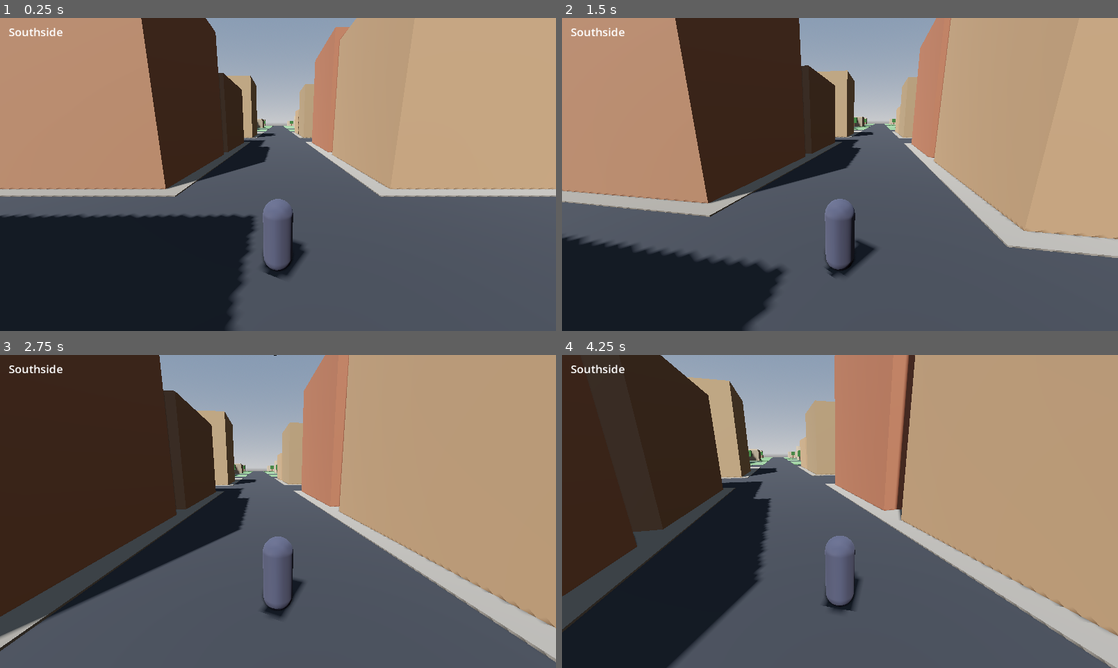
Above: before the commit, frames 1-4 (two rows, left to right).
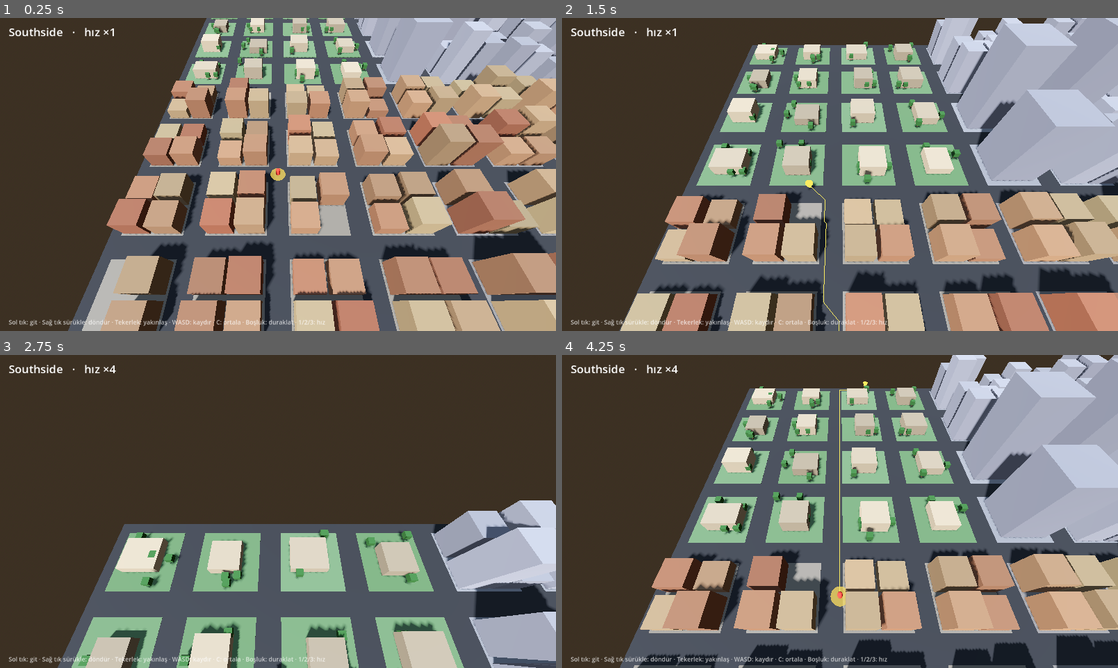
Above: after the commit, the same moments.

Repository: husnytarik/kara-kalem
Game: Godot game, scene res://scenes/main.tscn
Two runs of this game, one before a commit and one after it. Both use one fixed random seed, a clock stepped at 60 frames per second and the inputs below.
Inputs (mouse positions are in pixels of both pictures, inside the frame that each line leads up to):
- Up to frame 1 (0.25 s): no input
- Up to frame 2 (1.5 s): tap Enter at 0.5 s; move the mouse to (867, 174) at 0.52 s; hold W from 0.53 s (still down); tap C at 0.6 s; click (867, 174) at 0.67 s; tap Space at 0.77, 1.07 s; tap 1 at 0.8, 1.35 s; move the mouse to (812, 174) at 1.27 s; click (812, 174) at 1.42 s
- Up to frame 3 (2.75 s): keep holding W; tap Space at 1.52, 1.82 s; tap 2 at 1.55, 2.1 s; move the mouse to (289, 505) at 2.02 s; click (289, 505) at 2.17 s; tap 3 at 2.3 s
- Up to frame 4 (4.25 s): keep holding W; move the mouse to (834, 517) at 2.77 s; tap 3 at 2.85 s; click (834, 517) at 2.92 s; tap Space at 3.02, 3.05, 3.32, 3.6, 3.77, 4.07 s; move the mouse to (878, 514) at 3.52 s; click (878, 514) at 3.67 s; tap C at 3.8 s

The runs differ from the first frame. In frame 1, 83% of the frame differs, in the area x 0-100%, y 0-100%; in frame 2, 85%; in frame 3, 65%; in frame 4, 73%.

Commit message:
Godot: M&B tarzi ust kamera, tikla-git ve A* yol bulma, zaman hizi
Co-Authored-By: Claude Sonnet 5.5 <noreply@anthropic.com>

Diff:
--- a/godot/scenes/main.tscn
+++ b/godot/scenes/main.tscn
@@ -1,6 +1,6 @@
-[gd_scene load_steps=2 format=3]
+[gd_scene format=3 uid="uid://bqw7vmqtx1yxt"]
 
-[ext_resource type="Script" path="res://scripts/core/sokak.gd" id="1"]
+[ext_resource type="Script" uid="uid://blnj3b5tsc0qk" path="res://scripts/core/sokak.gd" id="1"]
 
-[node name="Sokak" type="Node3D"]
+[node name="Sokak" type="Node3D" unique_id=2060702975]
 script = ExtResource("1")
--- /dev/null
+++ b/godot/scripts/characters/harita_oyuncu.gd
@@ -0,0 +1,92 @@
+extends Node3D
+# Haritadaki karakterin işareti: tıklanan yere yol bulup yürür.
+
+var harita: Node3D
+var hiz := 9.0                       # m/s (oyun hızıyla çarpılır)
+var _yol := PackedVector3Array()
+var _govde: Node3D
+var _cizgi: MeshInstance3D
+var _im := ImmediateMesh.new()
+var _isaret: MeshInstance3D
+
+func _ready() -> void:
+	_govde = Node3D.new()
+	add_child(_govde)
+	var m := MeshInstance3D.new()
+	var cm := CapsuleMesh.new()
+	cm.radius = 0.35
+	cm.height = 1.8
+	cm.material = _renk(Color(0.85, 0.2, 0.15), false)
+	m.mesh = cm
+	m.position.y = 0.9
+	_govde.add_child(m)
+	_govde.scale = Vector3.ONE * 3.0   # yukarıdan görünür olsun
+	var halka := MeshInstance3D.new()
+	var cyl := CylinderMesh.new()
+	cyl.top_radius = 4.0
+	cyl.bottom_radius = 4.0
+	cyl.height = 0.15
+	cyl.material = _renk(Color(0.9, 0.75, 0.3, 0.7), true)
+	halka.mesh = cyl
+	halka.position.y = 0.2
+	add_child(halka)
+	_cizgi = MeshInstance3D.new()
+	_cizgi.mesh = _im
+	_cizgi.material_override = _renk(Color(0.95, 0.85, 0.3), true)
+	_cizgi.top_level = true
+	add_child(_cizgi)
+	_isaret = MeshInstance3D.new()
+	var ic := CylinderMesh.new()
+	ic.top_radius = 0.0
+	ic.bottom_radius = 2.0
+	ic.height = 5.0
+	ic.material = _renk(Color(0.95, 0.85, 0.3), true)
+	_isaret.mesh = ic
+	_isaret.top_level = true
+	_isaret.visible = false
+	add_child(_isaret)
+
+func _renk(c: Color, ismesiz: bool) -> StandardMaterial3D:
+	var m := StandardMaterial3D.new()
+	m.albedo_color = c
+	if ismesiz:
+		m.shading_mode = BaseMaterial3D.SHADING_MODE_UNSHADED
+	if c.a < 1.0:
+		m.transparency = BaseMaterial3D.TRANSPARENCY_ALPHA
+	return m
+
+func git(hedef: Vector3) -> bool:
+	var y: PackedVector3Array = harita.yol_bul(global_position, hedef)
+	if y.size() < 2:
+		return false
+	_yol = y
+	_yol.remove_at(0)
+	_isaret.global_position = y[y.size() - 1] + Vector3(0, 2.5, 0)
+	_isaret.rotation_degrees.x = 180
+	_isaret.visible = true
+	return true
+
+func _process(delta: float) -> void:
+	var kalan := hiz * delta
+	while kalan > 0.0 and _yol.size() > 0:
+		var p := _yol[0]
+		var fark := p - global_position
+		fark.y = 0
+		var uz := fark.length()
+		if uz <= kalan:
+			global_position = Vector3(p.x, 0, p.z)
+			kalan -= uz
+			_yol.remove_at(0)
+		else:
+			var yon := fark / uz
+			global_position += yon * kalan
+			_govde.rotation.y = lerp_angle(_govde.rotation.y, atan2(-yon.x, -yon.z), 10.0 * delta)
+			kalan = 0.0
+	_isaret.visible = _yol.size() > 0
+	_im.clear_surfaces()
+	if _yol.size() > 0:
+		_im.surface_begin(Mesh.PRIMITIVE_LINE_STRIP)
+		_im.surface_add_vertex(global_position + Vector3(0, 0.4, 0))
+		for p in _yol:
+			_im.surface_add_vertex(p + Vector3(0, 0.4, 0))
+		_im.surface_end()
--- /dev/null
+++ b/godot/scripts/characters/ust_kamera.gd
@@ -0,0 +1,50 @@
+extends Node3D
+# Mount & Blade tarzı harita kamerası: yukarıdan, karakteri takip eder.
+# Sağ tık sürükle: döndür/eğ · Tekerlek: yakınlaş · WASD/ok: kaydır · C: karakteri ortala
+
+var hedef: Node3D
+var mesafe := 110.0
+var _pitch := -1.0
+var _kayma := Vector3.ZERO
+var _kam: Camera3D
+var _son := 0
+
+func _ready() -> void:
+	top_level = true
+	_kam = Camera3D.new()
+	_kam.current = true
+	_kam.far = 3000.0
+	add_child(_kam)
+	_son = Time.get_ticks_usec()
+
+func kamera() -> Camera3D:
+	return _kam
+
+func _unhandled_input(e: InputEvent) -> void:
+	if e is InputEventMouseMotion and (e.button_mask & MOUSE_BUTTON_MASK_RIGHT):
+		rotation.y -= e.relative.x * 0.005
+		_pitch = clampf(_pitch - e.relative.y * 0.004, -1.5, -0.35)
+	elif e is InputEventMouseButton and e.pressed:
+		if e.button_index == MOUSE_BUTTON_WHEEL_UP:
+			mesafe = maxf(25.0, mesafe * 0.9)
+		elif e.button_index == MOUSE_BUTTON_WHEEL_DOWN:
+			mesafe = minf(380.0, mesafe * 1.1)
+	elif e is InputEventKey and e.pressed and e.keycode == KEY_C:
+		_kayma = Vector3.ZERO
+
+func _process(_d: float) -> void:
+	var simdi := Time.get_ticks_usec()
+	var dt := float(simdi - _son) / 1000000.0   # gerçek süre: oyun duraklasa da kamera çalışır
+	_son = simdi
+	var g := Vector3.ZERO
+	if Input.is_physical_key_pressed(KEY_W) or Input.is_physical_key_pressed(KEY_UP): g.z -= 1
+	if Input.is_physical_key_pressed(KEY_S) or Input.is_physical_key_pressed(KEY_DOWN): g.z += 1
+	if Input.is_physical_key_pressed(KEY_A) or Input.is_physical_key_pressed(KEY_LEFT): g.x -= 1
+	if Input.is_physical_key_pressed(KEY_D) or Input.is_physical_key_pressed(KEY_RIGHT): g.x += 1
+	if g != Vector3.ZERO:
+		_kayma += g.normalized().rotated(Vector3.UP, rotation.y) * mesafe * 0.9 * dt
+		_kayma = _kayma.limit_length(400.0)
+	if hedef:
+		global_position = hedef.global_position + _kayma
+	_kam.position = Vector3(0, 0, mesafe).rotated(Vector3.RIGHT, _pitch)
+	_kam.rotation.x = _pitch
--- a/godot/scripts/core/harita.gd
+++ b/godot/scripts/core/harita.gd
@@ -34,6 +34,80 @@
 		_bolge(id)
 	_deniz(son_z, gen)
 	_duvarlar(son_z, gen)
+	_izgara_kur(son_z, gen)
+
+# ---------- yol bulma (1 m'lik ızgara üzerinde A*) ----------
+# Bloklar (binalar) kapalı, yollar ve iskeleler açık, deniz kapalı.
+var _izgara: AStarGrid2D
+
+func _izgara_kur(son_z: float, gen: float) -> void:
+	var w := int(gen)
+	var h := int(son_z - KOK.z) + 40
+	_izgara = AStarGrid2D.new()
+	_izgara.region = Rect2i(0, 0, w, h)
+	_izgara.cell_size = Vector2.ONE
+	_izgara.diagonal_mode = AStarGrid2D.DIAGONAL_MODE_ONLY_IF_NO_OBSTACLES
+	_izgara.default_compute_heuristic = AStarGrid2D.HEURISTIC_EUCLIDEAN
+	_izgara.default_estimate_heuristic = AStarGrid2D.HEURISTIC_EUCLIDEAN
+	_izgara.update()
+	for id in bolgeler:
+		var b: Dictionary = bolgeler[id]
+		for i in int(b["w"]):
+			for j in int(b["h"]):
+				var x0 := int((b["gx"] + i) * ADIM + YOL / 2.0) - 1
+				var z0 := int((b["gz"] + j) * ADIM + YOL / 2.0) - 1
+				_kapat(x0, z0, x0 + int(BLOK) + 2, z0 + int(BLOK) + 2)
+	var su_z := int(son_z - KOK.z)
+	for k in 6:   # iskeleler açık kalır
+		var ix := int(30 + k * 48.0)
+		if k == 0:
+			_kapat(0, su_z, ix - 2, h)
+		if k == 5:
+			_kapat(ix + 3, su_z, w, h)
+		else:
+			_kapat(ix + 3, su_z, int(30 + (k + 1) * 48.0) - 2, h)
+
+func _kapat(x0: int, z0: int, x1: int, z1: int) -> void:
+	for x in range(maxi(x0, 0), mini(x1, _izgara.region.size.x)):
+		for z in range(maxi(z0, 0), mini(z1, _izgara.region.size.y)):
+			_izgara.set_point_solid(Vector2i(x, z), true)
+
+func _hucre(p: Vector3) -> Vector2i:
+	var r := _izgara.region.size
+	return Vector2i(clampi(int(floor(p.x - KOK.x)), 0, r.x - 1), clampi(int(floor(p.z - KOK.z)), 0, r.y - 1))
+
+func _acik(c: Vector2i) -> Vector2i:
+	if not _izgara.is_point_solid(c):
+		return c
+	for r in range(1, 60):
+		var en := Vector2i(-1, -1)
+		var en_d := 1e9
+		for dx in range(-r, r + 1):
+			for dz in range(-r, r + 1):
+				if maxi(absi(dx), absi(dz)) != r:
+					continue
+				var q := c + Vector2i(dx, dz)
+				if _izgara.is_in_boundsv(q) and not _izgara.is_point_solid(q) and float(dx * dx + dz * dz) < en_d:
+					en = q
+					en_d = float(dx * dx + dz * dz)
+		if en.x >= 0:
+			return en
+	return c
+
+# Dünya koordinatından dünya koordinatına yol. Boşsa ulaşılamaz.
+func yol_bul(a: Vector3, b: Vector3) -> PackedVector3Array:
+	var cikti := PackedVector3Array()
+	var ga := _acik(_hucre(a))
+	var gb := _acik(_hucre(b))
+	var ham := _izgara.get_id_path(ga, gb)
+	for i in ham.size():
+		var p: Vector2i = ham[i]
+		if i > 0 and i < ham.size() - 1:
+			var sonraki: Vector2i = ham[i + 1]
+			if sonraki - p == p - ham[i - 1]:
+				continue   # düz giden noktaları at
+		cikti.append(Vector3(KOK.x + p.x + 0.5, 0.0, KOK.z + p.y + 0.5))
+	return cikti
 
 func merkez(id: String) -> Vector3:
 	var b: Dictionary = bolgeler[id]
--- a/godot/scripts/core/sokak.gd
+++ b/godot/scripts/core/sokak.gd
@@ -1,41 +1,63 @@
 extends Node3D
-# Ana sahne: şehir haritası, ışık, oyuncu, kamera ve bölge adı göstergesi.
+# Ana sahne: haritayı kurar. Mount & Blade tarzı yukarıdan yönetim:
+# sol tık = oraya git. Zaman: Boşluk duraklat, 1/2/3 hız.
 
 var harita: Node3D
-var oyuncu: CharacterBody3D
+var oyuncu: Node3D
+var kamera: Node3D
 var _etiket: Label
+var _hiz := 1.0
 
 func _ready() -> void:
 	_cevre()
 	harita = load("res://scripts/core/harita.gd").new()
 	add_child(harita)
 	harita.kur()
-	oyuncu = CharacterBody3D.new()
-	oyuncu.set_script(load("res://scripts/characters/oyuncu.gd"))
-	oyuncu.position = harita.merkez("southside") + Vector3(0, 1.0, 0)   # senin semtin
+	oyuncu = Node3D.new()
+	oyuncu.set_script(load("res://scripts/characters/harita_oyuncu.gd"))
+	oyuncu.harita = harita
 	add_child(oyuncu)
-	var kamera := Node3D.new()
-	kamera.set_script(load("res://scripts/characters/kamera.gd"))
+	oyuncu.global_position = harita.merkez("southside")   # senin semtin
+	kamera = Node3D.new()
+	kamera.set_script(load("res://scripts/characters/ust_kamera.gd"))
 	add_child(kamera)
 	kamera.hedef = oyuncu
-	oyuncu.kamera = kamera
 	var hud := CanvasLayer.new()
 	_etiket = Label.new()
 	_etiket.position = Vector2(20, 14)
 	_etiket.add_theme_font_size_override("font_size", 26)
 	hud.add_child(_etiket)
+	var yardim := Label.new()
+	yardim.text = "Sol tık: git · Sağ tık sürükle: döndür · Tekerlek: yakınlaş · WASD: kaydır · C: ortala · Boşluk: duraklat · 1/2/3: hız"
+	yardim.position = Vector2(20, 690)
+	yardim.add_theme_font_size_override("font_size", 14)
+	yardim.modulate = Color(1, 1, 1, 0.7)
+	hud.add_child(yardim)
 	add_child(hud)
-	if "--ust" in OS.get_cmdline_user_args():   # doğrulama için kuş bakışı kamera
-		kamera.queue_free()
-		var k := Camera3D.new()
-		add_child(k)
-		k.position = Vector3(0, 520, 330)
-		k.look_at(Vector3(0, 0, 20))
-		k.current = true
+	for a in OS.get_cmdline_user_args():   # doğrulama: --hedef=x,z
+		if a.begins_with("--hedef="):
+			var p := a.substr(8).split(",")
+			oyuncu.git(Vector3(float(p[0]), 0, float(p[1])))
+
+func _unhandled_input(e: InputEvent) -> void:
+	if e is InputEventMouseButton and e.pressed and e.button_index == MOUSE_BUTTON_LEFT:
+		var k: Camera3D = kamera.kamera()
+		var o := k.project_ray_origin(e.position)
+		var n := k.project_ray_normal(e.position)
+		var nokta = Plane(Vector3.UP, 0.0).intersects_ray(o, n)
+		if nokta != null:
+			oyuncu.git(nokta)
+	elif e is InputEventKey and e.pressed:
+		match e.keycode:
+			KEY_SPACE: Engine.time_scale = 0.0 if Engine.time_scale > 0.0 else _hiz
+			KEY_1: _hiz = 1.0; Engine.time_scale = _hiz
+			KEY_2: _hiz = 2.0; Engine.time_scale = _hiz
+			KEY_3: _hiz = 4.0; Engine.time_scale = _hiz
 
 func _process(_d: float) -> void:
 	var id: String = harita.bolge_at(oyuncu.global_position)
-	_etiket.text = harita.bolgeler[id]["ad"] if id != "" else "Yollar"
+	var ad: String = harita.bolgeler[id]["ad"] if id != "" else "Yollar"
+	_etiket.text = "%s   ·   %s" % [ad, "DURAKLATILDI" if Engine.time_scale == 0.0 else "hız ×%d" % int(Engine.time_scale)]
 
 func _cevre() -> void:
 	var sky := ProceduralSkyMaterial.new()
@@ -53,5 +75,5 @@
 	var sun := DirectionalLight3D.new()
 	sun.rotation_degrees = Vector3(-50, -30, 0)
 	sun.shadow_enabled = true
-	sun.directional_shadow_max_distance = 300.0
+	sun.directional_shadow_max_distance = 400.0
 	add_child(sun)
Not shown, added: godot/scripts/characters/harita_oyuncu.gd.uid
Not shown, added: godot/scripts/characters/ust_kamera.gd.uid
Not shown, added: godot/scripts/core/harita.gd.uid
Not shown, changed: godot/PLAN.md
